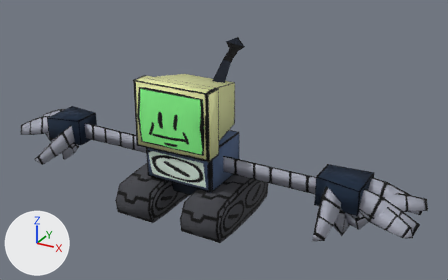
What one commit did to the glTF model assets/Roborb.glb.
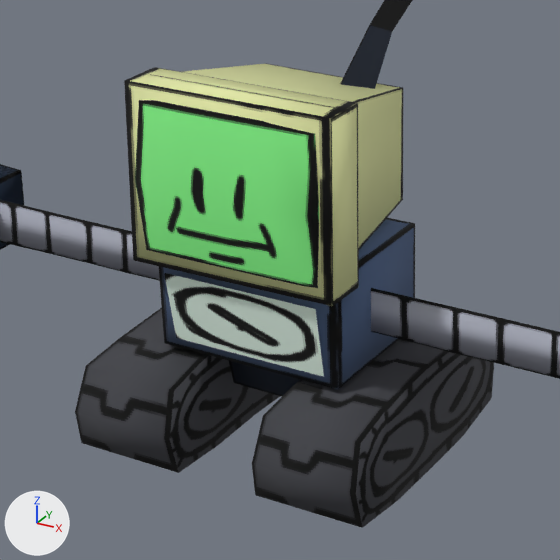
There are two pictures of each version: one whole from a 50 mm camera at (1.66, -2.67, 1.79) aimed at (0.15, 0.08, 0.42), one close up on the part from 20% to 65% of the width and 18% to 91% of the height. The lights are fixed; the arrows at lower left show +X, +Y and +Z. Vertices at the same position are counted once.

The older version as bpy lines, for what is in view:
```python
me_cube = bpy.data.meshes.new('Cube')
me_cube.from_pydata(...)  # 164 vertices, 259 faces; spans x -0.8..0.79, y -0.31..0.35, z 0.0..0.93
# faces by material slot: [211, 48]
me_cube.materials.append(mat_material)
me_cube.materials.append(mat_tracks)
me_cube_006 = bpy.data.meshes.new('Cube.006')
me_cube_006.from_pydata(...)  # 44 vertices, 69 faces; spans x -1.258..-0.748, y -0.344..0.133, z 0.208..0.415
me_cube_006.materials.append(mat_material)
ob_cube = bpy.data.objects.new('Cube', me_cube)
ob_cube.location = (0.0, 0.0, 0.0)
ob_handopenright = bpy.data.objects.new('HandOpenRight', me_cube_006)
ob_handopenright.location = (0.0, 0.0, 0.0)
```
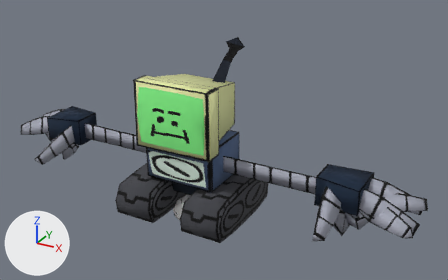
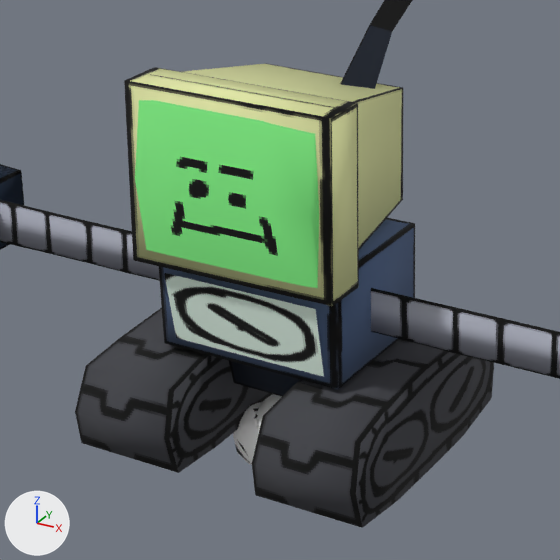
Boxes (x1, y1, x2, y2) around the edits, measured in the close-ups (560 x 560 px):
'DustCloud', added: after (233, 394, 282, 465)
part 1 of me_cube, recoloured (beige to green): (132, 97, 322, 434) in both
part 2 of me_cube, recoloured: (135, 100, 319, 288) in both

What the commit changed:
Picture 'roborb_faces' (img_roborb_faces) is new.
Material 'Face' (mat_face) is new.
Uses the picture img_roborb_faces.
Material 'Material.001' (mat_material_001) is new.
Uses the picture img_roborb_sketch.
me_cube has 164 vertices, 259 faces and spans x -0.8..0.79, y -0.31..0.35, z 0.0..0.93.
me_cube is used by ob_cube; location (0.0, 0.0, 0.0).
me_cube part 1: 191 faces spanning x -0.8..0.79, y -0.31..0.35, z 0.0..0.93 switch from mat_material to mat_material_001.
me_cube part 2: 20 faces spanning x -0.2..0.2, y -0.24..-0.21, z 0.45..0.76 switch from mat_material to mat_face.
Mesh me_icosphere is new.
It has 126 vertices, 240 faces and spans x -0.125..0.114, y -0.089..0.111, z -0.094..0.094.
It uses material mat_material.
Object 'DustCloud' (ob_dustcloud) is new; it shows me_icosphere.
Its location is (0.0, 0.0, 0.0).
